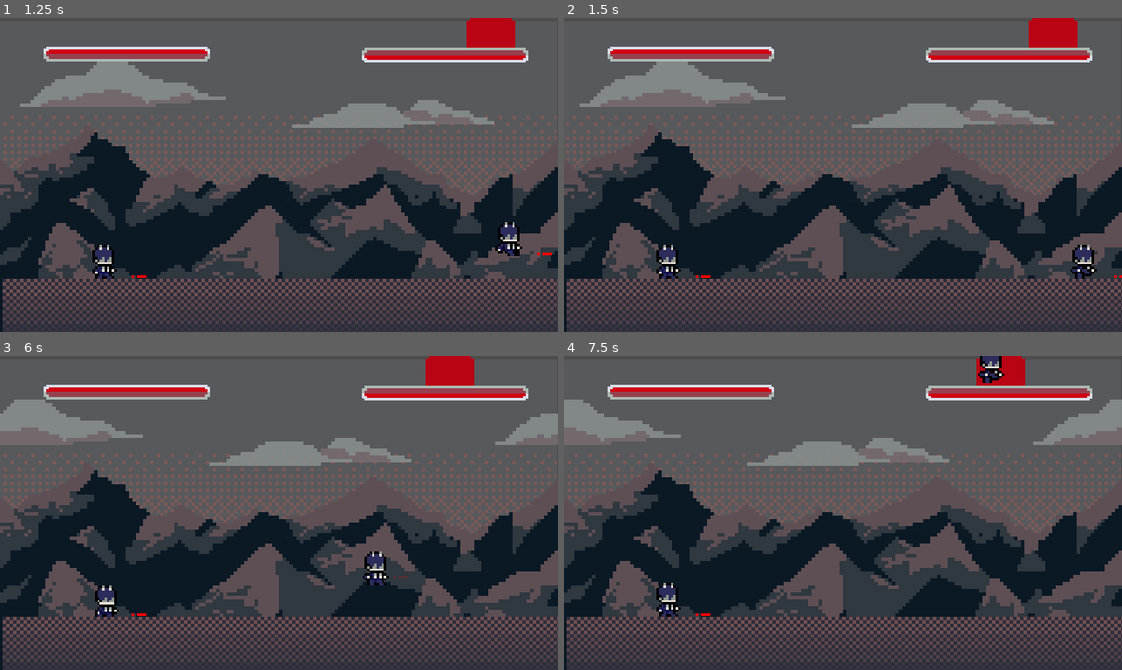
Above: before the commit, frames 1-4 (two rows, left to right).
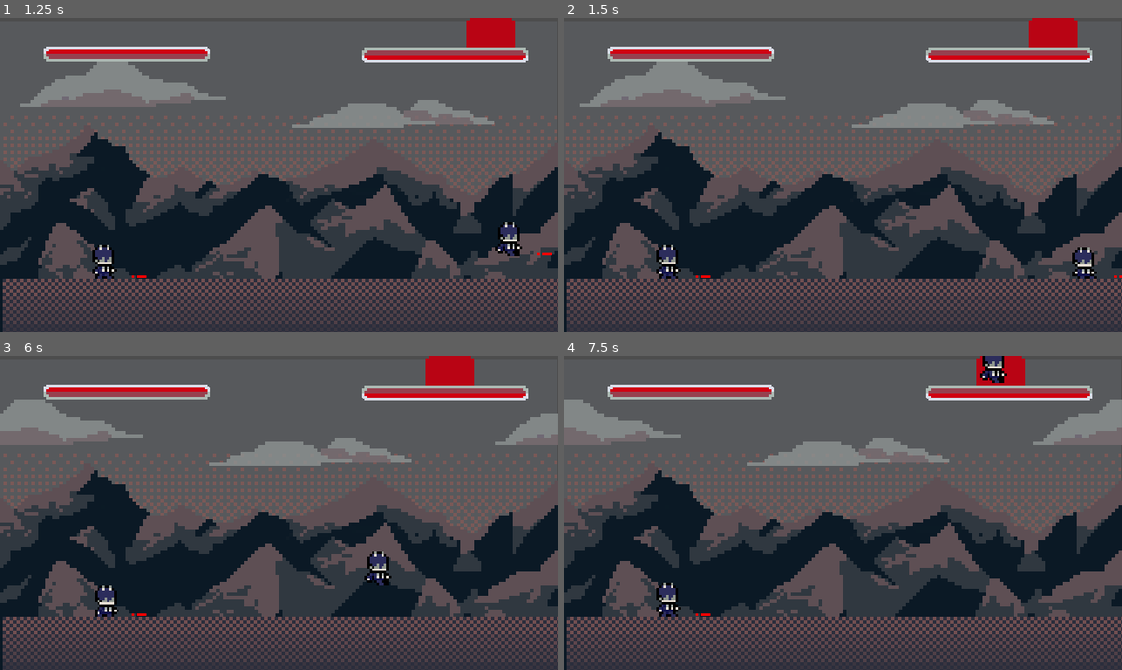
Above: after the commit, the same moments.

Repository: lucasmcclean/project-foxtrot-black-trigger-watchtower-omega
Game: Godot game, scene res://main.tscn
Two runs of this game, one before a commit and one after it. Both use one fixed random seed, a clock stepped at 60 frames per second and the inputs below.
Inputs:
- Up to frame 1 (1.25 s): hold D (move_right) from 0.53 s (still down); tap Space (flash_step) at 0.6 s; tap W (jump) at 0.77, 1.07 s; tap E (kick) at 0.8 s
- Up to frame 2 (1.5 s): release D (move_right) at 1.28 s; hold Insert (move_down) from 1.28 s (still down); tap E (kick) at 1.35 s
- Up to frame 3 (6 s): tap W (jump) at 1.52, 1.82, 2.3, 2.85, 3.02, 3.32, 3.77, 4.07, 4.52, 4.82, 5.3 s; tap Q (punch) at 1.55, 2.1, 4.55, 5.85 s; release Insert (move_down) at 2.03 s; hold D (move_right) 2.03-2.78 s; hold Page Up (move_up) 2.78-3.53 s; tap Space (flash_step) at 3.05, 4.35 s; hold A (move_left) 3.53-5.03 s; tap S (crouch) at 3.6 s; tap E (kick) at 3.8, 5.1 s; hold Insert (move_down) 5.03-5.78 s; hold D (move_right) from 5.78 s (still down)
- Up to frame 4 (7.5 s): tap W (jump) at 6.02, 6.32, 6.77, 7.07 s; tap Space (flash_step) at 6.05, 6.6 s; release D (move_right) at 6.53 s; hold Page Up (move_up) 6.53-7.28 s; tap E (kick) at 6.8, 7.35 s; hold D (move_right) from 7.28 s (still down)

Frame 1 is identical in both runs. In frame 2, 0.3% of the frame differs, in the area x 90-96%, y 72-84%; in frame 3, 0.3%, in the area x 65-74%, y 62-74%; in frame 4, 0.2%.

Commit message:
Small delay in damage after punch/kick to align it visually

Diff:
--- a/project-foxtrot-black-trigger-watchtower-omega/player/player.gd
+++ b/project-foxtrot-black-trigger-watchtower-omega/player/player.gd
@@ -103,6 +103,7 @@
 func punch() -> void:
 	animation.play("punch", -1, 10)
 	var overlapping_areas = punch_hitbox.get_overlapping_areas()
+	await get_tree().create_timer(0.25).timeout
 	for area in overlapping_areas:
 		if area is Hurtbox:
 			var hit_player = area.get_parent()
@@ -118,6 +119,7 @@
 func kick() -> void:
 	animation.play("kick", -1, 15)
 	var overlapping_areas = kick_hitbox.get_overlapping_areas()
+	await get_tree().create_timer(0.25).timeout
 	for area in overlapping_areas:
 		if area is Hurtbox:
 			var hit_player = area.get_parent()
